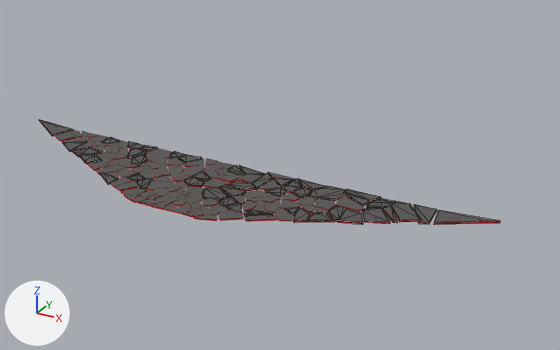
Renders of the glTF model public/models/hero-bg-break.glb from each side of a commit.
One viewpoint serves both versions: a 50 mm lens placed at (60.5, -76.9, 47.5), pointed at (9.9, 15.2, 1.5). Arrows for +X, +Y and +Z are at lower left; the lights stay in place. The picture after the commit comes second. Mesh edges are drawn as thin lines on the coarser meshes. Where no turn or scale is listed for an object, it has been applied to the vertices.

Objects in the first picture: 'Slab_frag_105', 'Slab_frag_53', 'Slab_frag_57' and 138 more.
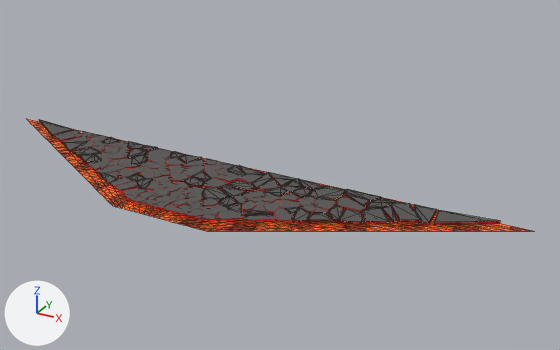
Changed parts and their boxes [x1, y1, x2, y2] in the pictures (560 x 350 px):
'LavaBase', added: after [27, 119, 532, 231]

Edits to the bpy script that builds the scene:
```text
Add img_image_2:
    img_image_2 = load_image('Image_2', '_unpacked/Image_2', 512, 512, 'sRGB')
Add img_image_4:
    img_image_4 = load_image('Image_4', '_unpacked/Image_4', 512, 512, 'Non-Color')
Add img_image_3:
    img_image_3 = load_image('Image_3', '_unpacked/Image_3', 512, 512, 'sRGB')
Add mat_lavabasematerial:
    mat_lavabasematerial = bpy.data.materials.new('LavaBaseMaterial')
    # uses the picture img_image_2
    # uses the picture img_image_3
    # uses the picture img_image_4
Add me_lavabase_mesh:
    me_lavabase_mesh.from_pydata(...)  # 567 vertices, 1040 faces; spans x -46.0..46.0, y -1.5..19.5, z -0.6
    me_lavabase_mesh.materials.append(mat_lavabasematerial)
Add ob_lavabase:
    ob_lavabase = bpy.data.objects.new('LavaBase', me_lavabase_mesh)
    ob_lavabase.location = (0.0, 0.0, 0.0)
```
